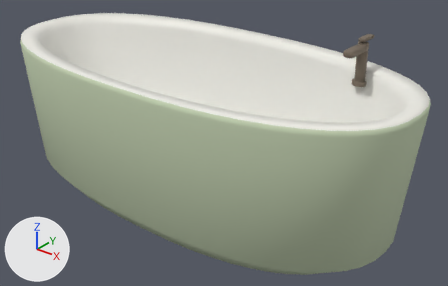
What one commit did to the glTF model public/models/furniture/oval-freestanding-tub.glb.
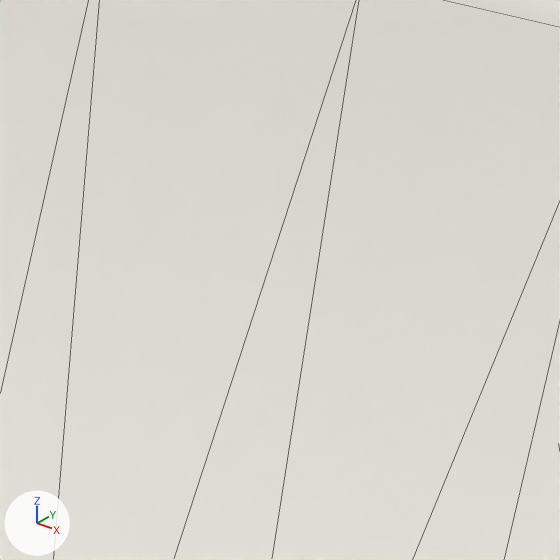
Old and new are each drawn whole from a 50 mm camera at (1.39, -1.587, 1.234) aimed at (0.102, 0.023, 0.236) and again close up on the part from 49% to 60% of the width and 16% to 35% of the height. Every picture has the same lights, and +X, +Y and +Z are marked at lower left. The last two pictures show the newer version. The close-ups show mesh edges as thin lines. Vertices at exactly the same position are counted once.

In view in the first close-up: 'oval-freestanding-tub'.
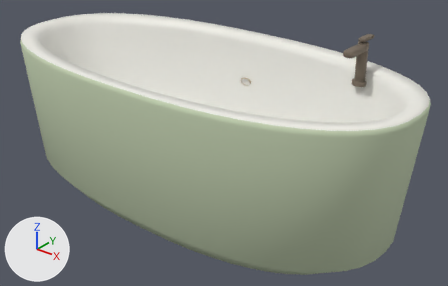
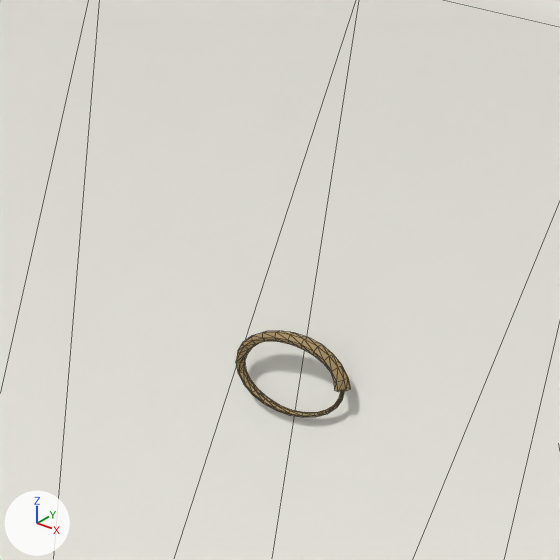
The change in detail:
Material 'recess-shadow-detail' (mat_recess_shadow_detail) is new.
Its base color is (0.055, 0.065, 0.057) (dark grey #424844).
Its roughness is 0.97.
Material 'joinery-aged-brass' (mat_joinery_aged_brass) is new.
Its base color is (0.41, 0.29, 0.13) (brown #ac9365).
Its metallic is 0.35.
Its roughness is 0.66.
me_bathtub_shell_001 is used by ob_oval_freestanding_tub; location (0.0, 0.0, 0.0).
me_bathtub_shell_001 had 1248 vertices, 2464 faces and spanned x -0.82..0.82, y -0.39..0.39, z 0.0..0.66.
me_bathtub_shell_001 now has 1560 vertices, 3068 faces and spans x -0.82..0.82, y -0.39..0.39, z 0.0..0.66.
me_bathtub_shell_001 part 1: a new loose piece of 150 vertices spanning x -0.03..0.03, y 0.29, z 0.36..0.39, in mat_joinery_aged_brass (brown #ac9365).
Other edits to the shape of me_bathtub_shell_001 do not show in these pictures.
me_bathtub_shell_001 gains material mat_recess_shadow_detail (dark grey #424844).
me_bathtub_shell_001 gains material mat_joinery_aged_brass (brown #ac9365).

Location of each change, (x1, y1, x2, y2) in pixels of the close-ups (560 x 560 px):
part 1 of me_bathtub_shell_001, added (brown): after (236, 331, 351, 417)
